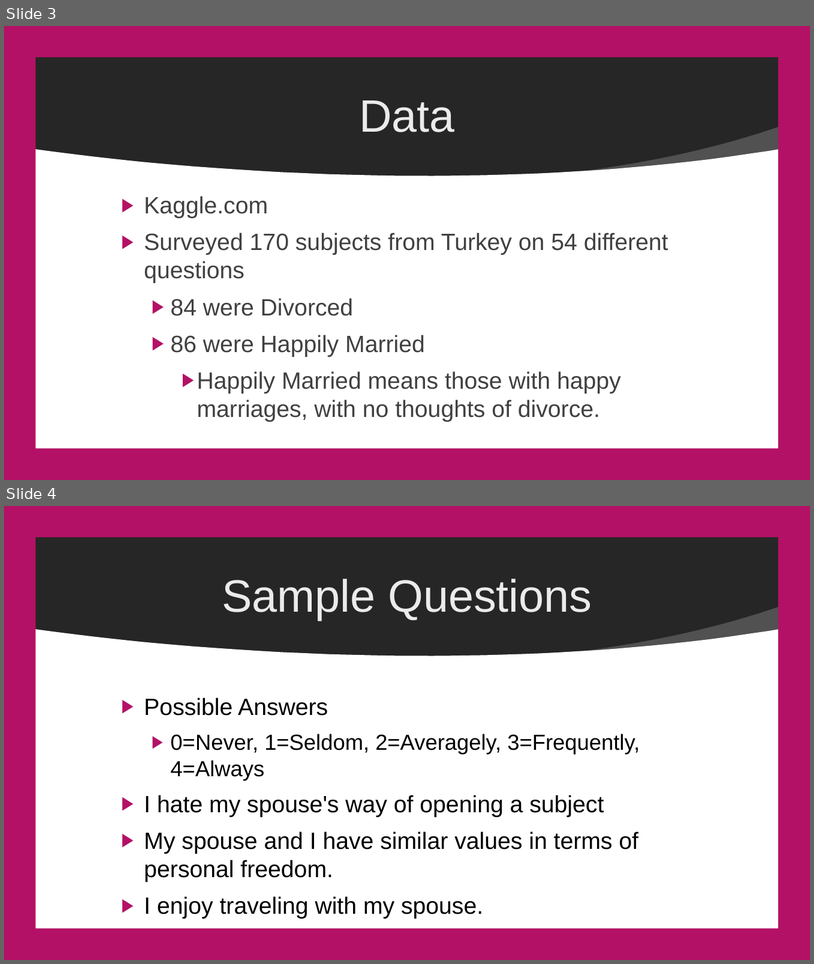
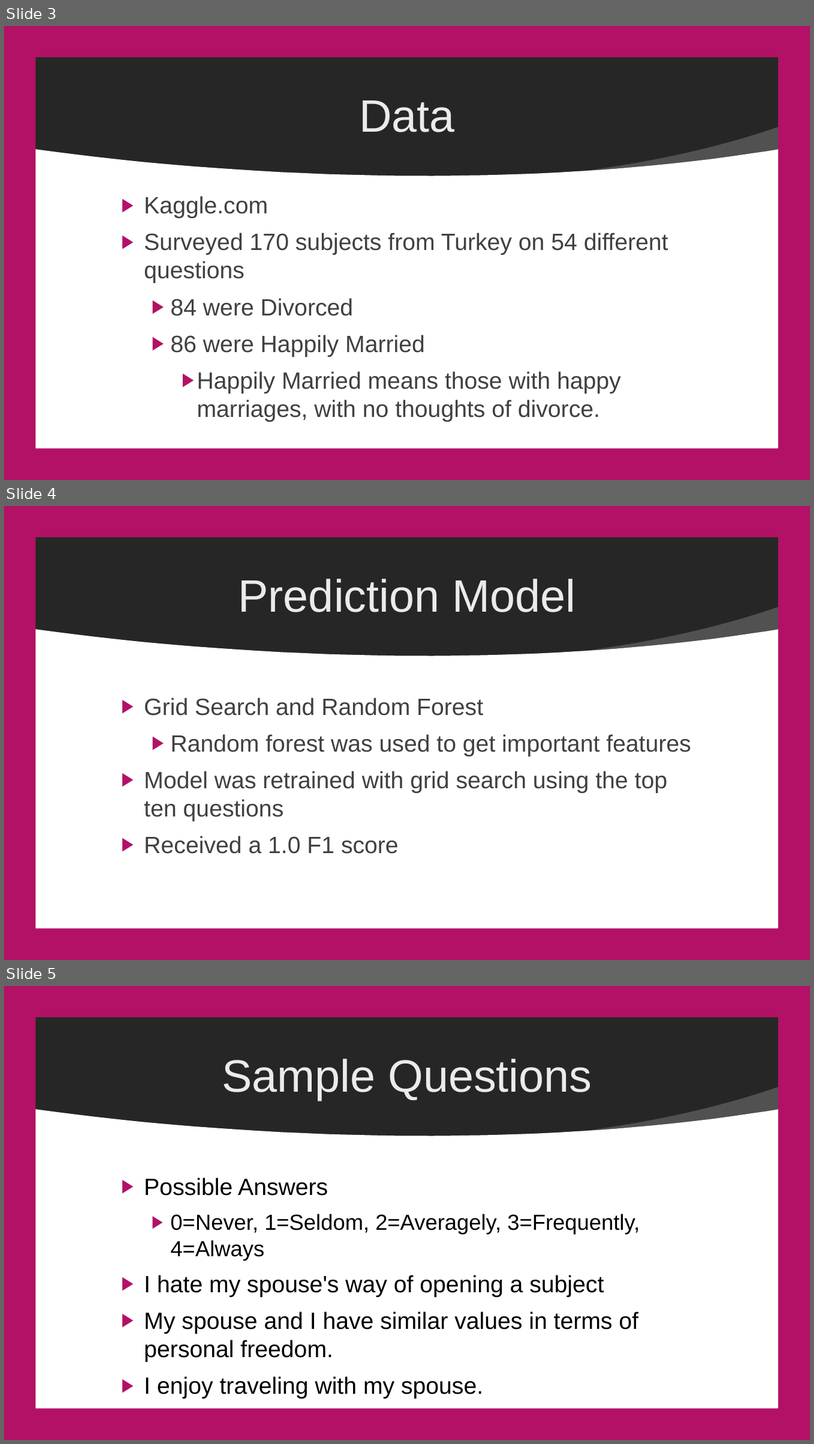
Before and after one commit to Corters22/BeforeYouSayIDoApp, a slide deck: presentation.pptx. Shown one above the other, each under a label of ours: slides 3 and 4 before the commit, slides 3, 4 and 5 after it. The pictures are 814x964 and 814x1444 pixels, drawn with LibreOffice and Linux fonts; fonts in the diff are those of the drawing; background and template pictures are left out. Boxes give left, top, right and bottom in pixels: in the first picture for what was removed or moved away, otherwise in the second. Text is boxed around its words. In the diff, an @@ line names an element or a change of style, - is before the commit and + after.

```diff
--- a/presentation.pptx
+++ b/presentation.pptx
@@ slide 4 added at [4, 506, 810, 960], background picture (left out); not listed: 6 template elements that a slide beside it also shows @@
@@ rectangle added at [4, 506, 810, 960], fill #262626 @@
@@ freeform shape added at [4, 506, 810, 960], fill #B31166 @@
@@ title added at [238, 579, 576, 612], 54 pt, text #EBEBEB @@
+Prediction Model
@@ freeform shape added at [565, 607, 785, 673], fill #FFFFFF at 20% opacity @@
@@ freeform shape added at [4, 624, 810, 960], fill #FFFFFF @@
@@ text added at [144, 697, 692, 853], 28 pt, text #404040 @@
+▶ Grid Search and Random Forest
+  ▶ Random forest was used to get important features
+▶ Model was retrained with grid search using the top ten questions
+▶ Received a 1.0 F1 score
@@ what was slide 4 is now slide 5 @@
```
Also in this commit, not shown: 1 slide changed, 7 other files.
